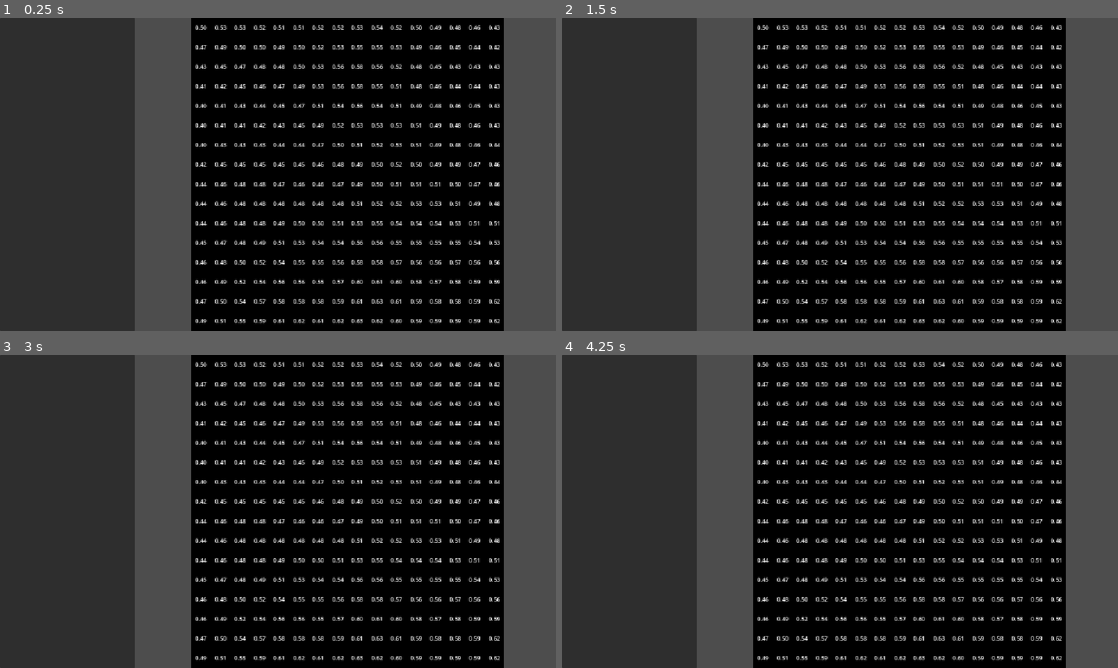
Above: before the commit, frames 1-4 (two rows, left to right).
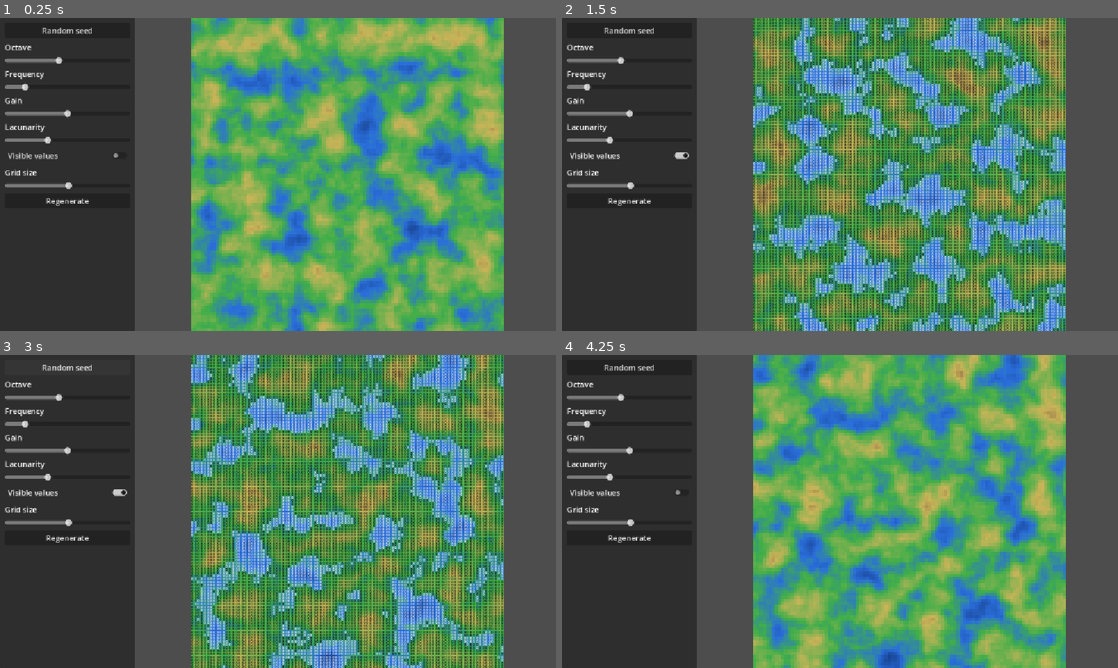
Above: after the commit, the same moments.

Repository: FunnyName00/fractal_noise
Game: Godot game, scene res://Scenes/main.tscn
The game is run twice, just before and just after one commit, with the same random seed, the same clock (stepped at 60 frames per second) and the same inputs.
Inputs (mouse positions are in pixels of both pictures, inside the frame that each line leads up to):
- Up to frame 1 (0.25 s): no input
- Up to frame 2 (1.5 s): click (628, 30) at 0.5 s, where only the run after the commit has a clickable "Random seed"; click (628, 155) at 1.25 s, where only the run after the commit has a clickable "Visible values"
- Up to frame 3 (3 s): click (66, 536) at 2 s, where only the run after the commit has a clickable "Regenerate"; click (66, 367) at 2.75 s, where only the run after the commit has a clickable "Random seed"
- Up to frame 4 (4.25 s): click (628, 492) at 3.5 s, where only the run after the commit has a clickable "Visible values"

The runs differ from the first frame. In frame 1, 58% of the frame differs, in the area x 0-91%, y 0-100%; in frame 2, 58%; in frame 3, 58%; in frame 4, 58%.

Commit message:
oupsii I finished it :(

Diff:
--- a/Scenes/fractal_noise.gd
+++ b/Scenes/fractal_noise.gd
@@ -1,50 +1,66 @@
-
 extends Control
 
 var noise := FastNoiseLite.new()
+var noise_seed := 4
 
-var values : PackedFloat32Array
-var grid_w := 16
-var grid_h := 16
+var values := PackedFloat32Array()
+var grid_w := 100
+var grid_h := grid_w
 
+var gradient := Gradient.new()
 var view: Control
-func _ready() -> void:
-	noise.seed = 4
-	noise.noise_type = FastNoiseLite.TYPE_PERLIN
-	noise.fractal_type = FastNoiseLite.FRACTAL_FBM
-	noise.fractal_octaves = 4
-	noise.frequency = 0.04
-	_regenerate()
-	_build_ui()
-	print(values)
+
+var regenerate_button: Button
+var seed_button: Button
 
 
-func _build_ui():
-	var root := HBoxContainer.new()
+func _ready() -> void:
+	_gradient()
+	_build_ui()
+	_refresh_view()
+
+
+func _build_ui() -> void:
+	var root := $root
 	root.set_anchors_preset(Control.PRESET_FULL_RECT)
 	root.add_theme_constant_override("separation", 8)
-	add_child(root)
 
-	var panel := PanelContainer.new()
-	panel.custom_minimum_size.x = 280
-	root.add_child(panel)
+	regenerate_button = $root/panel/margin/box/Regenerate
+	regenerate_button.pressed.connect(_refresh_view)
 
-	var margin := MarginContainer.new()
-	for side in ["left", "right", "top", "bottom"]:
-		margin.add_theme_constant_override("margin_" + side, 10)
-	panel.add_child(margin)
+	seed_button = $root/panel/margin/box/Seed
+	seed_button.pressed.connect(_on_seed_pressed)
 
-	var box := VBoxContainer.new()
-	box.add_theme_constant_override("separation", 6)
-	margin.add_child(box)
+	var grid_size_control: Range = $root/panel/margin/box/gridsize
+	grid_size_control.value_changed.connect(_on_gridsize_changed)
+	var visible_text_button: BaseButton = $root/panel/margin/box/visible_text
+	visible_text_button.toggled.connect(func(_pressed: bool) -> void:
+		if view:
+			view.queue_redraw()
+		)
+	var controls: Array[Range] = [
+		$root/panel/margin/box/octave,
+		$root/panel/margin/box/frequency,
+		$root/panel/margin/box/gain,
+		$root/panel/margin/box/lacunarity,
+	]
+	for control in controls:
+		control.value_changed.connect(_on_param_changed)
 
-	view = Control.new()
+	view = $root/view
 	view.size_flags_horizontal = Control.SIZE_EXPAND_FILL
-	view.size_flags_vertical= Control.SIZE_EXPAND_FILL
-	view.clip_contents = true
+	view.size_flags_vertical = Control.SIZE_EXPAND_FILL
 	view.draw.connect(_draw_grid)
 	view.resized.connect(view.queue_redraw)
-	root.add_child(view)
+
+
+func _gradient() -> void:
+	# 0 = bas (eau profonde) -> 1 = haut (neige)
+	gradient.offsets = PackedFloat32Array([0.0, 0.35, 0.5, 0.7, 0.85, 1.0])
+	gradient.colors = PackedColorArray([
+		Color("0b1d51"), Color("2a6fdb"), Color("3fae49"),
+		Color("c9b458"), Color("8a6a4a"), Color("ffffff"),
+	])
 
 
 func _label(text: String) -> Label:
@@ -53,28 +69,68 @@
 	return l
 
 
-func _regenerate():
+func _regenerate() -> void:
+	noise.seed = noise_seed
+	noise.noise_type = FastNoiseLite.TYPE_PERLIN
+	noise.fractal_type = FastNoiseLite.FRACTAL_FBM
+	noise.fractal_octaves = int($root/panel/margin/box/octave.value)
+	noise.frequency = $root/panel/margin/box/frequency.value
+	noise.fractal_gain = $root/panel/margin/box/gain.value
+	noise.fractal_lacunarity = $root/panel/margin/box/lacunarity.value
+
 	values.resize(grid_h * grid_w)
 	for y in range(grid_h):
 		for x in range(grid_w):
-			var n = noise.get_noise_2d(x, y)
-			values[y * grid_w + x] = clampf((n+1.0) * 0.5, 0.0, 1.0)
+			var n := noise.get_noise_2d(x, y)
+			values[y * grid_w + x] = clampf((n + 1.0) * 0.5, 0.0, 1.0)
 
-func _draw_grid():
+
+func _refresh_view() -> void:
+	_regenerate()
+	if view:
+		view.queue_redraw()
+
+
+func _draw_grid() -> void:
+	var visible_text = $root/panel/margin/box/visible_text.button_pressed
+
 	if values.size() != grid_w * grid_h:
 		return
-	var cell := minf(view.size.x / grid_w, view.size.y / grid_h)
-	var origin := (view.size - Vector2(cell * grid_w, cell * grid_h)) * 0.5
+
+	var cell_size := minf(view.size.x / grid_w, view.size.y / grid_h)
+	var origin := (view.size - Vector2(cell_size * grid_w, cell_size * grid_h)) * 0.5
 	var font := ThemeDB.fallback_font
-	var font_size := int(clampf(cell * 0.3, 8.0, 22.0))
+	var font_size := int(clampf(cell_size * 0.3, 8.0, 22.0))
 
-	for y in grid_h:
-		for x in grid_w:
+	for y in range(grid_h):
+		for x in range(grid_w):
 			var v := values[y * grid_w + x]
-			var color = Color.BLACK
-			var rect := Rect2(origin + Vector2(x, y) * cell, Vector2(cell, cell))
+			var color := gradient.sample(v)
+			var rect := Rect2(origin + Vector2(x, y) * cell_size, Vector2(cell_size, cell_size))
 			view.draw_rect(rect, color)
-			var text_color := Color.BLACK if color.get_luminance() > 0.5 else Color.WHITE
-			var pos := rect.position + Vector2(0, cell * 0.5 + font_size * 0.35)
-			view.draw_string(font, pos, "%.2f" % v,
-			HORIZONTAL_ALIGNMENT_CENTER, cell, font_size, text_color)
+			if(visible_text):
+				var text_color := Color.BLACK if color.get_luminance() > 0.5 else Color.WHITE
+				var pos := rect.position + Vector2(0.0, cell_size * 0.5 + font_size * 0.35)
+				view.draw_string(
+					font,
+					pos,
+					"%.2f" % v,
+					HORIZONTAL_ALIGNMENT_CENTER,
+					cell_size,
+					font_size,
+					text_color
+				)
+
+func _on_gridsize_changed(value: float) -> void:
+	var new_size := int(value)
+	grid_w = new_size
+	grid_h = new_size
+	_refresh_view()
+
+func _on_param_changed(_value: float) -> void:
+	_refresh_view()
+
+
+func _on_seed_pressed() -> void:
+	noise_seed = randi()
+	_refresh_view()
--- a/Scenes/main.tscn
+++ b/Scenes/main.tscn
@@ -18,3 +18,90 @@
 anchor_bottom = 1.0
 grow_horizontal = 2
 grow_vertical = 2
+
+[node name="panel" type="PanelContainer" parent="root" unique_id=79335417]
+custom_minimum_size = Vector2(280, 0)
+layout_mode = 2
+
+[node name="margin" type="MarginContainer" parent="root/panel" unique_id=374482292]
+layout_mode = 2
+theme_override_constants/margin_left = 10
+theme_override_constants/margin_top = 10
+theme_override_constants/margin_right = 10
+theme_override_constants/margin_bottom = 10
+
+[node name="box" type="VBoxContainer" parent="root/panel/margin" unique_id=1524756920]
+layout_mode = 2
+theme_override_constants/separation = 8
+
+[node name="Seed" type="Button" parent="root/panel/margin/box" unique_id=559420996]
+layout_mode = 2
+text = "Random seed
+"
+
+[node name="Octave" type="Label" parent="root/panel/margin/box" unique_id=565524604]
+layout_mode = 2
+text = "Octave"
+
+[node name="octave" type="HSlider" parent="root/panel/margin/box" unique_id=186098131]
+layout_mode = 2
+min_value = 1.0
+max_value = 8.0
+value = 4.0
+
+[node name="Frequency" type="Label" parent="root/panel/margin/box" unique_id=330480183]
+layout_mode = 2
+text = "Frequency"
+
+[node name="frequency" type="HSlider" parent="root/panel/margin/box" unique_id=1596538775]
+layout_mode = 2
+min_value = 0.01
+max_value = 0.5
+step = 0.01
+value = 0.08
+
+[node name="Gain" type="Label" parent="root/panel/margin/box" unique_id=770408232]
+layout_mode = 2
+text = "Gain"
+
+[node name="gain" type="HSlider" parent="root/panel/margin/box" unique_id=191868874]
+layout_mode = 2
+max_value = 1.0
+step = 0.01
+value = 0.5
+
+[node name="Lacunarity" type="Label" parent="root/panel/margin/box" unique_id=1511295858]
+layout_mode = 2
+text = "Lacunarity"
+
+[node name="lacunarity" type="HSlider" parent="root/panel/margin/box" unique_id=834509056]
+layout_mode = 2
+min_value = 1.0
+max_value = 4.0
+step = 0.05
+value = 2.0
+
+[node name="visible_text" type="CheckButton" parent="root/panel/margin/box" unique_id=1873027426]
+layout_mode = 2
+text = "Visible values"
+
+[node name="Grid Size" type="Label" parent="root/panel/margin/box" unique_id=512017286]
+layout_mode = 2
+text = "Grid size"
+
+[node name="gridsize" type="HSlider" parent="root/panel/margin/box" unique_id=2112452311]
+layout_mode = 2
+min_value = 16.0
+max_value = 180.0
+value = 100.0
+
+[node name="Regenerate" type="Button" parent="root/panel/margin/box" unique_id=1905830874]
+layout_mode = 2
+text = "Regenerate"
+
+[node name="view" type="Control" parent="root" unique_id=529810506]
+layout_mode = 2
+size_flags_horizontal = 3
+
+[connection signal="value_changed" from="root/panel/margin/box/gridsize" to="." method="_on_gridsize_value_changed"]
+[connection signal="pressed" from="root/panel/margin/box/Regenerate" to="." method="_on_regenerate_pressed"]
